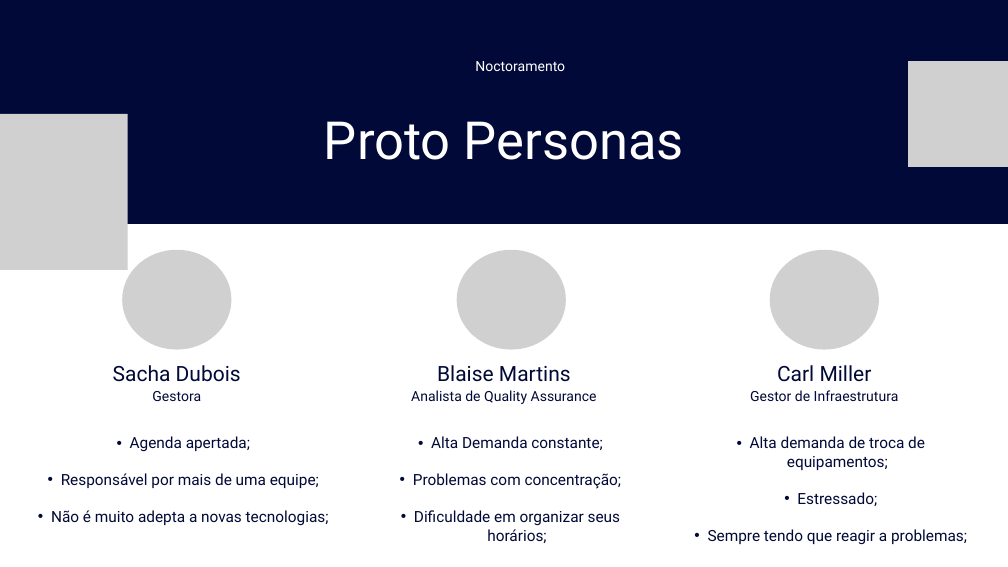
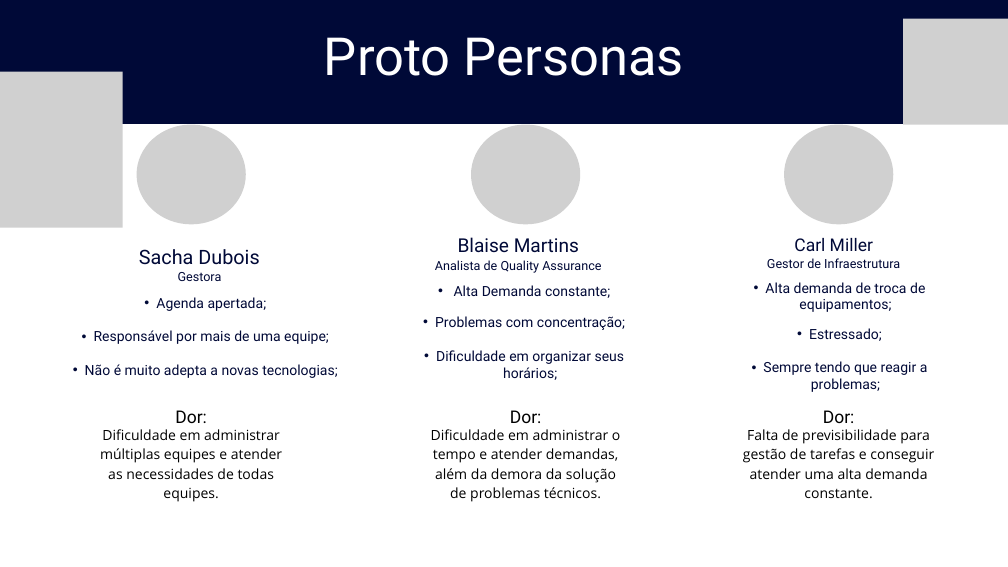
Before and after one commit to Noctoramento/Documentacao, a slide deck: slide 1 of Proto-Personas.pptx. Drawn at 1008x567 pixels with LibreOffice and Linux fonts; fonts in the diff are those of the drawing; grey boxes stand for pictures. Boxes give left, top, right and bottom in pixels: in the first picture for what was removed or moved away, otherwise in the second. Text is boxed around its words. In the diff, an @@ line names an element or a change of style, - is before the commit and + after.

Commit message:
Protopersona Fix

```diff
--- a/Proto-Personas.pptx
+++ b/Proto-Personas.pptx
@@ freeform shape: place and size @@
-freeform shape at (0,0,1008,224)
+freeform shape at (0,0,1008,124)
@@ text "Proto Personas": place and size @@
-text "Proto Personas" at (324,121,684,160)
+text "Proto Personas" at (324,37,684,76)
@@ picture: place and size @@
-picture at (908,61,1008,167)
+picture at (903,19,1008,124)
@@ picture: place and size @@
-picture at (0,114,128,270)
+picture at (0,72,122,227)
@@ text removed at (475,61,565,71) @@
-Noctoramento
@@ 3 pictures: place and size @@
-3 pictures at (122,250,879,350)
+3 pictures at (137,124,894,224)
@@ text "Blaise Martins": place and size @@
-text "Blaise Martins" at (411,365,597,404)
+text "Blaise Martins" at (435,237,601,273)
@@ text "Blaise Martins" at (435,237,601,273): size 30 to 27.3 pt in "Blaise Martins"; size 20 to 18 pt in "Analista de Quality Assurance"; line spacing 39pt to 35.5pt; line spacing 26pt to 23.4pt @@
@@ text "Carl Miller": place and size @@
-text "Carl Miller" at (750,365,899,401)
+text "Carl Miller" at (767,238,900,268)
@@ text "Carl Miller" at (767,238,900,268): size 30 to 25 pt in "Carl Miller"; size 20 to 18 pt in "Gestor de Infraestrutura"; line spacing 39pt to 32.5pt; line spacing 26pt to 23.4pt @@
@@ text "Sacha Dubois": place and size @@
-text "Sacha Dubois" at (113,365,241,401)
+text "Sacha Dubois" at (139,249,259,281)
@@ text "Sacha Dubois" at (139,249,259,281): size 30 to 28.3 pt in "Sacha Dubois"; size 20 to 18 pt in "Gestora"; line spacing 39pt to 36.8pt; line spacing 26pt to 23.4pt @@
@@ text "Agenda apertada;": place and size @@
-text "Agenda apertada;" at (51,436,329,526)
+text "Agenda apertada;" at (85,297,338,378)
@@ text "Agenda apertada;" at (85,297,338,378): size 22 to 20 pt; indent changed; line spacing 26.4pt to 24pt @@
@@ text "Alta Demanda constante;": place and size @@
-text "Alta Demanda constante;" at (413,436,622,543)
+text "Alta Demanda constante;" at (435,285,625,380)
@@ text "Alta Demanda constante;" at (435,285,625,380): size 22 to 20 pt; indent changed; line spacing 26.4pt to 24pt; line spacing 26.4pt to 20pt @@
@@ text "Alta demanda de troca de ..." at (763,282,928,392): size 22 to 20 pt; indent changed; line spacing 26.4pt to 24pt @@
@@ text "Alta demanda de troca de ...": place and size @@
-text "Alta demanda de troca de ..." at (708,436,967,545)
+text "Alta demanda de troca de ..." at (763,282,928,392)
@@ text added at (175,410,207,423), 25 pt, text #000000 @@
+Dor:
@@ text added at (510,410,542,423), 25 pt, text #000000 @@
+Dor:
@@ text added at (823,410,855,423), 25 pt, text #000000 @@
+Dor:
@@ text added at (100,429,282,502), 20 pt, text #000000 @@
+Dificuldade em administrar múltiplas equipes e atender as necessidades de todas equipes.
@@ text added at (431,429,620,502), 20 pt, text #000000 @@
+Dificuldade em administrar o tempo e atender demandas, além da demora da solução de problemas técnicos.
@@ text added at (743,429,934,498), 20 pt, text #000000 @@
+Falta de previsibilidade para gestão de tarefas e conseguir atender uma alta demanda constante.
```
